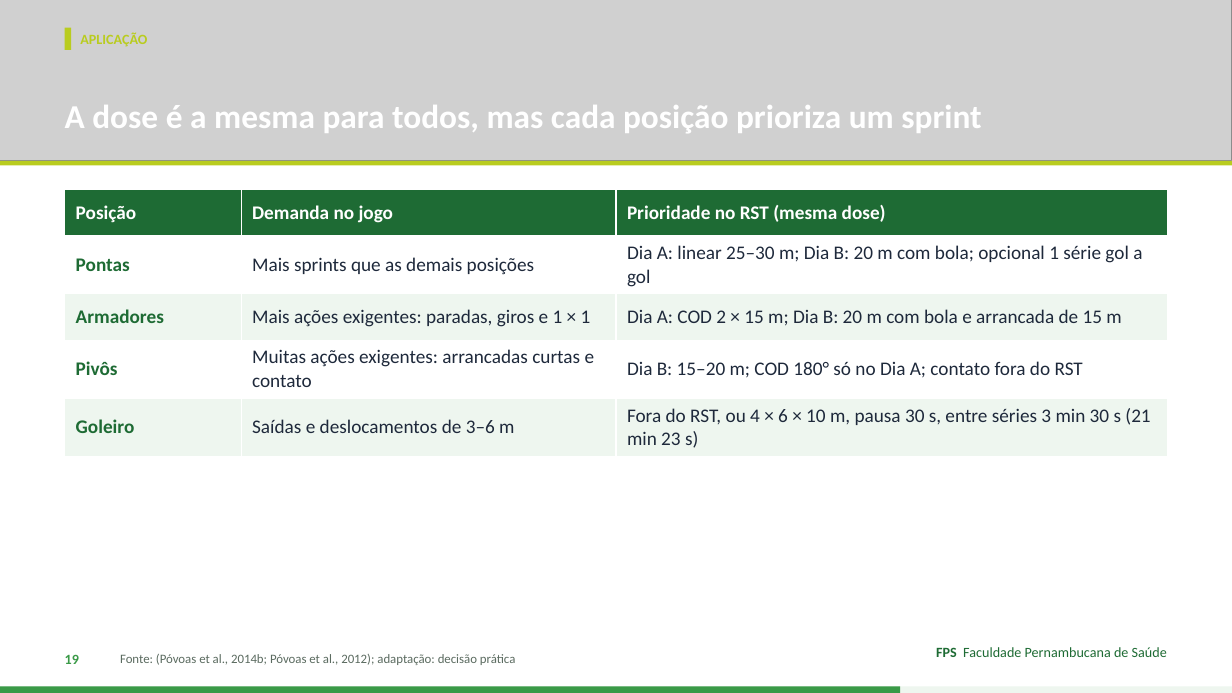
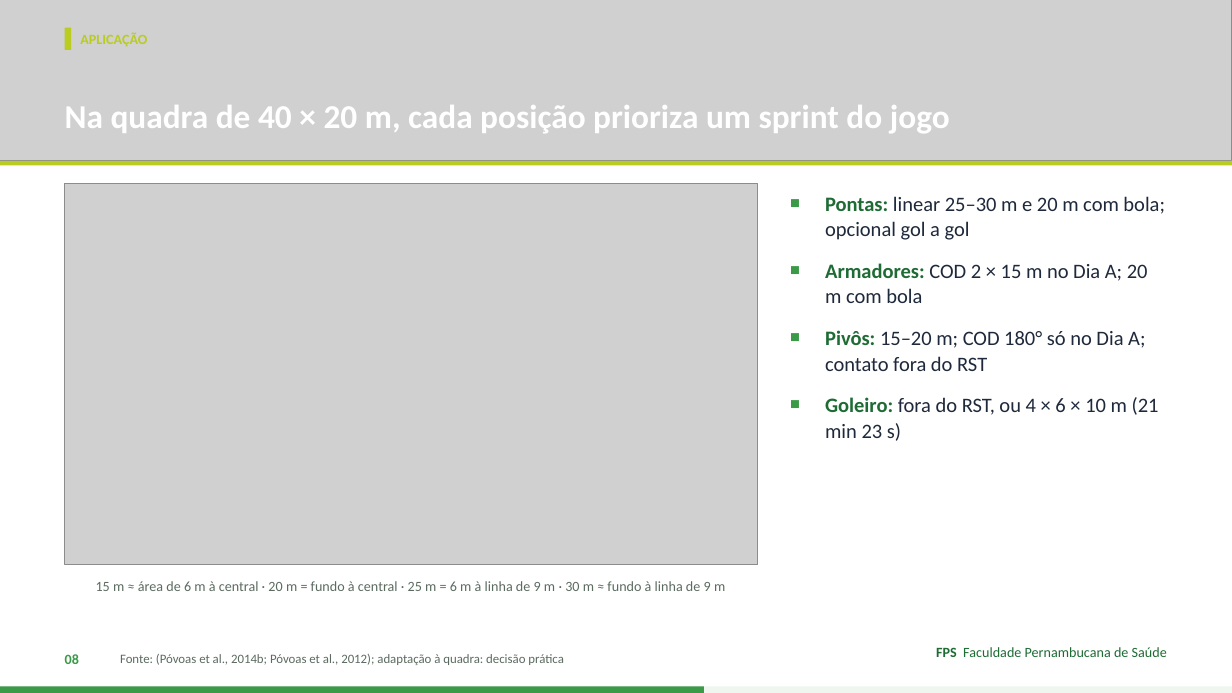
Before and after one commit to Institutomoraisandrade/CRM, a slide deck: slide 8 of trabalho-fps/trabalhos/2026-11-11-handebol-rsa/apresentacao.pptx (slide 19 before the commit). Drawn at 1232x693 pixels with LibreOffice and Linux fonts; fonts in the diff are those of the drawing; grey boxes stand for pictures. Boxes give left, top, right and bottom in pixels: in the first picture for what was removed or moved away, otherwise in the second. Text is boxed around its words. In the diff, an @@ line names an element or a change of style, - is before the commit and + after.

```diff
--- a/trabalho-fps/trabalhos/2026-11-11-handebol-rsa/apresentacao.pptx
+++ b/trabalho-fps/trabalhos/2026-11-11-handebol-rsa/apresentacao.pptx
@@ text at [65, 105, 950, 133]: text changed @@
-A dose é a mesma para todos, mas cada posição prioriza um sprint
+Na quadra de 40 × 20 m, cada posição prioriza um sprint do jogo
@@ table removed at [65, 189, 1168, 452], 5 rows, 3 columns @@
-Posição | Demanda no jogo | Prioridade no RST (mesma dose)
-Pontas | Mais sprints que as demais posições | Dia A: linear 25–30 m; Dia B: 20 m com bola; opcional 1 série gol a gol
-Armadores | Mais ações exigentes: paradas, giros e 1 × 1 | Dia A: COD 2 × 15 m; Dia B: 20 m com bola e arrancada de 15 m
-Pivôs | Muitas ações exigentes: arrancadas curtas e contato | Dia B: 15–20 m; COD 180° só no Dia A; contato fora do RST
-Goleiro | Saídas e deslocamentos de 3–6 m | Fora do RST, ou 4 × 6 × 10 m, pausa 30 s, entre séries 3 min 30 s (21 min 23 s)
@@ picture added at [65, 184, 758, 565] @@
@@ text added at [825, 196, 1165, 441], 16 pt, text #1E293B @@
+■ Pontas: linear 25–30 m e 20 m com bola; opcional gol a gol
+■ Armadores: COD 2 × 15 m no Dia A; 20 m com bola
+■ Pivôs: 15–20 m; COD 180° só no Dia A; contato fora do RST
+■ Goleiro: fora do RST, ou 4 × 6 × 10 m (21 min 23 s)
@@ text added at [96, 581, 725, 591], 11 pt, text #5B6B60 @@
+15 m ≈ área de 6 m à central · 20 m = fundo à central · 25 m = 6 m à linha de 9 m · 30 m ≈ fundo à linha de 9 m
@@ text at [65, 654, 79, 664]: text changed @@
-19
+08
@@ text at [120, 654, 564, 665]: text changed @@
-Fonte: (Póvoas et al., 2014b; Póvoas et al., 2012); adaptação: decisão prática
+Fonte: (Póvoas et al., 2014b; Póvoas et al., 2012); adaptação à quadra: decisão prática
@@ rectangle: place and size @@
-rectangle at [0, 687, 900, 693]
+rectangle at [0, 687, 704, 693]
```
Also in this commit, not shown: 12 other slides changed, 1 slide added, 15 slides removed, 4 other files.
